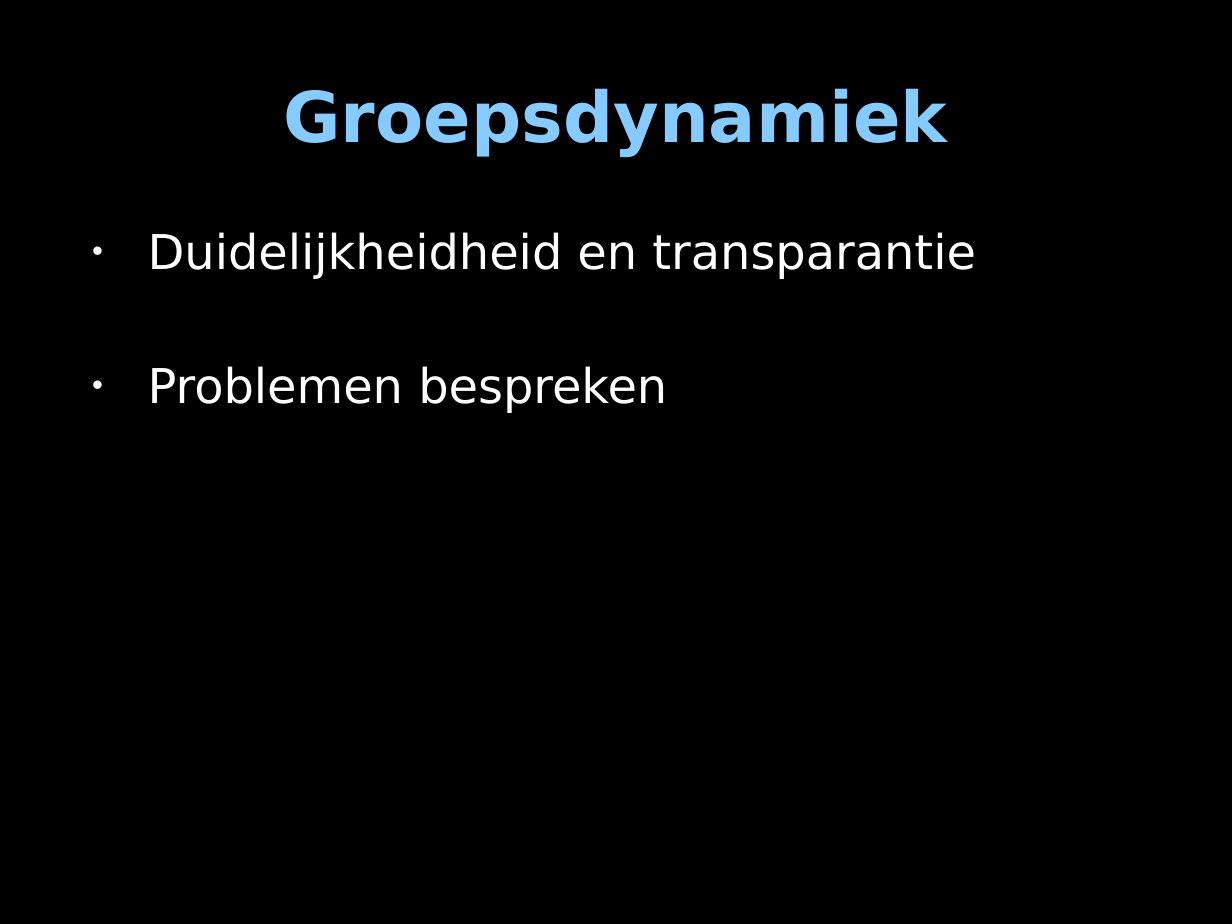
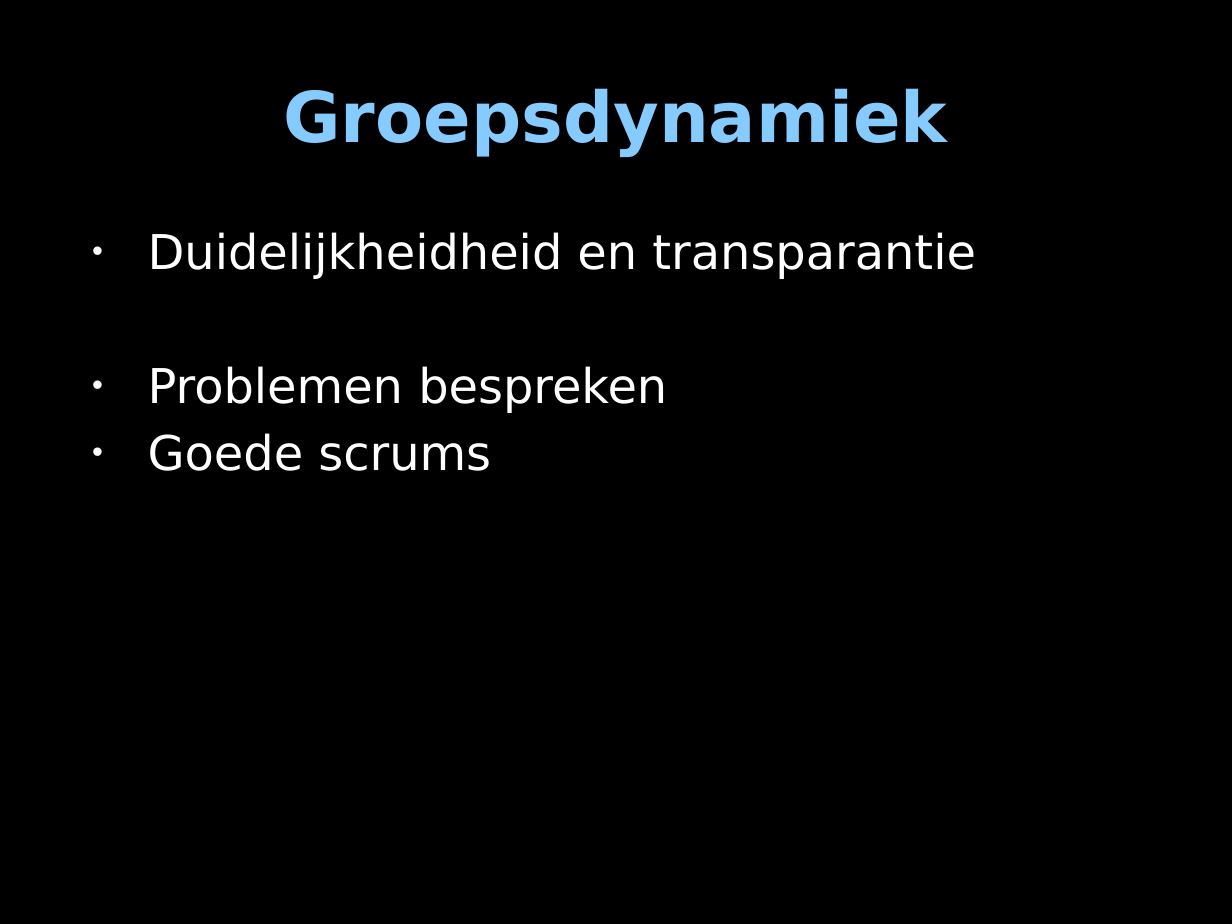
Before and after one commit to DanialVEVO/Gamelab2, a slide deck: slide 3 of Presentatie/DevPhase1.pptx. Drawn at 1232x924 pixels with LibreOffice and Linux fonts; fonts in the diff are those of the drawing; background and template pictures are left out. Boxes give left, top, right and bottom in pixels: in the first picture for what was removed or moved away, otherwise in the second. Text is boxed around its words. In the diff, an @@ line names an element or a change of style, - is before the commit and + after.

```diff
--- a/Presentatie/DevPhase1.pptx
+++ b/Presentatie/DevPhase1.pptx
@@ text at (148, 433, 491, 471): paragraph added @@
+• Goede scrums
```
Also in this commit, not shown: 2 other slides changed, 4 slides added, 1 slide removed, 1 other file.
